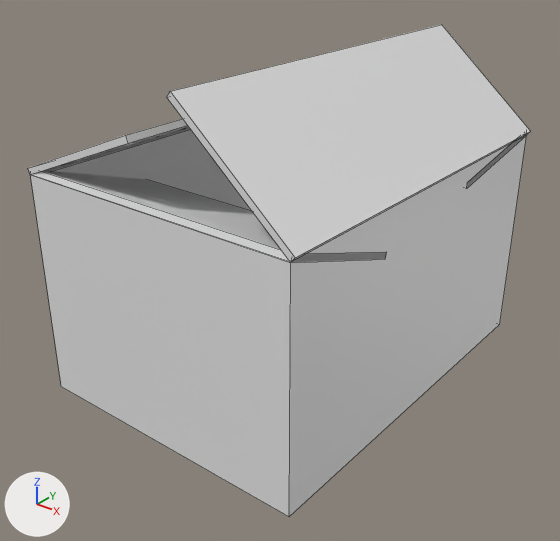
An edit to the FBX model MGSC/Assets/Art/Props/Props/SM_PaperBox_01.fbx, drawn before and after from the same camera.
Both versions are drawn from a 50 mm camera at (0.884, -1.159, 0.908) aimed at (0.004, -0.059, 0.226). Lighting does not change. The marker at lower left points along +X, +Y and +Z. The first picture is the older version. Mesh edges are drawn as thin lines. Where no turn or scale is listed for an object, it has been applied to the vertices.

Objects in the first picture: 'SM_PaperBox_01'.
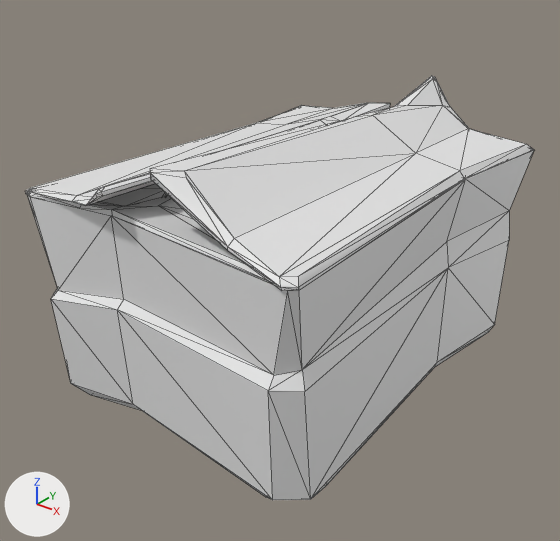
Changed parts and their boxes (x1, y1, x2, y2) in the pictures (560 x 541 px):
'SM_PaperBox_01', reshaped (14% shorter)
    before: (28, 25, 530, 516)
    after: (25, 76, 534, 500)
part 1 of me_mesh, rebuilt (10% shorter)
    before: (31, 127, 527, 516)
    after: (27, 150, 534, 500)
part 2 of me_mesh, rebuilt (not visible afterwards)
    before: (468, 136, 525, 183)
part 3 of me_mesh, rebuilt
    before: (28, 119, 189, 175)
    after: (25, 103, 390, 205)
part 4 of me_mesh, rebuilt (9% shorter)
    before: (167, 25, 530, 262)
    after: (150, 76, 534, 291)
part 5 of me_mesh, rebuilt
    before: (32, 170, 386, 262)
    after: (28, 183, 269, 282)

Diff of the bpy script that builds the scene:
```diff
--- a/MGSC/Assets/Art/Props/Props/SM_PaperBox_01.fbx.py
+++ b/MGSC/Assets/Art/Props/Props/SM_PaperBox_01.fbx.py
@@ me_mesh @@
 # used by ob_sm_paperbox_01; location = (0.0, 0.0, 0.0)
-me_mesh.from_pydata(...)  # 48 vertices, 38 faces; spans x -0.301..0.303, y -0.4..0.4, z 0.0..0.657
+me_mesh.from_pydata(...)  # 271 vertices, 522 faces; spans x -0.312..0.312, y -0.436..0.436, z -0.005..0.541
+# me_mesh part 1: the loose piece of 16 vertices spanning x -0.296..0.296, y -0.4..0.4, z 0.0..0.456 is rebuilt with 109 vertices and now spans x -0.309..0.312, y -0.418..0.425, z -0.005..0.422
+# me_mesh part 2: the loose piece of 8 vertices spanning x -0.296..0.296, y 0.135..0.4, z 0.411..0.467 is rebuilt with 42 vertices and now spans x -0.284..0.306, y 0.16..0.422, z 0.374..0.43
+# me_mesh part 3: the loose piece of 8 vertices spanning x -0.301..-0.021, y -0.4..0.4, z 0.455..0.576 is rebuilt with 38 vertices and now spans x -0.312..-0.049, y -0.436..0.433, z 0.416..0.485
+# me_mesh part 4: the loose piece of 8 vertices spanning x 0.071..0.303, y -0.4..0.4, z 0.455..0.657 is rebuilt with 40 vertices and now spans x 0.01..0.312, y -0.419..0.436, z 0.418..0.541
+# me_mesh part 5: the loose piece of 8 vertices spanning x -0.296..0.296, y -0.4..-0.144, z 0.368..0.467 is rebuilt with 42 vertices and now spans x -0.309..0.297, y -0.414..-0.154, z 0.381..0.429
```
